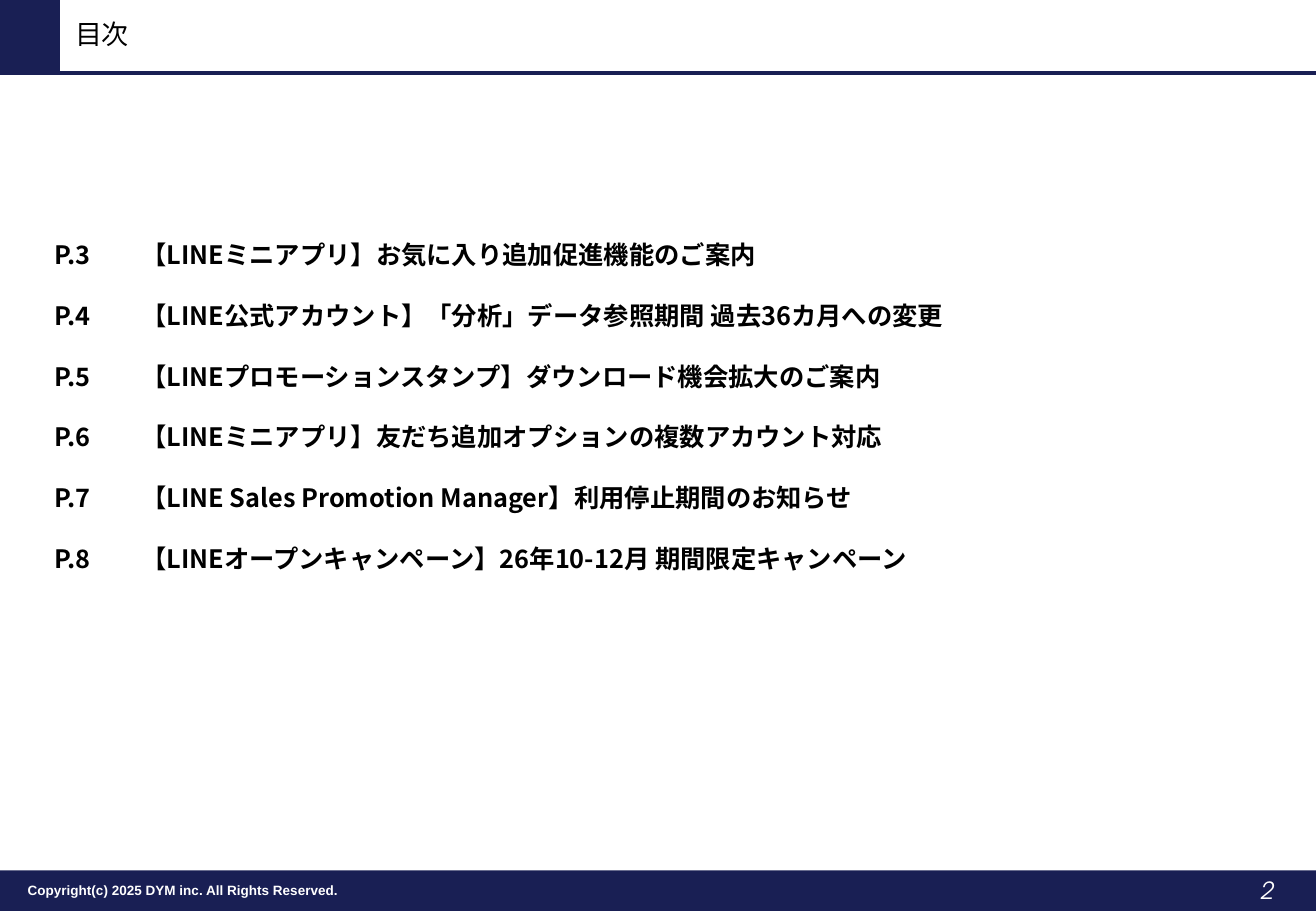
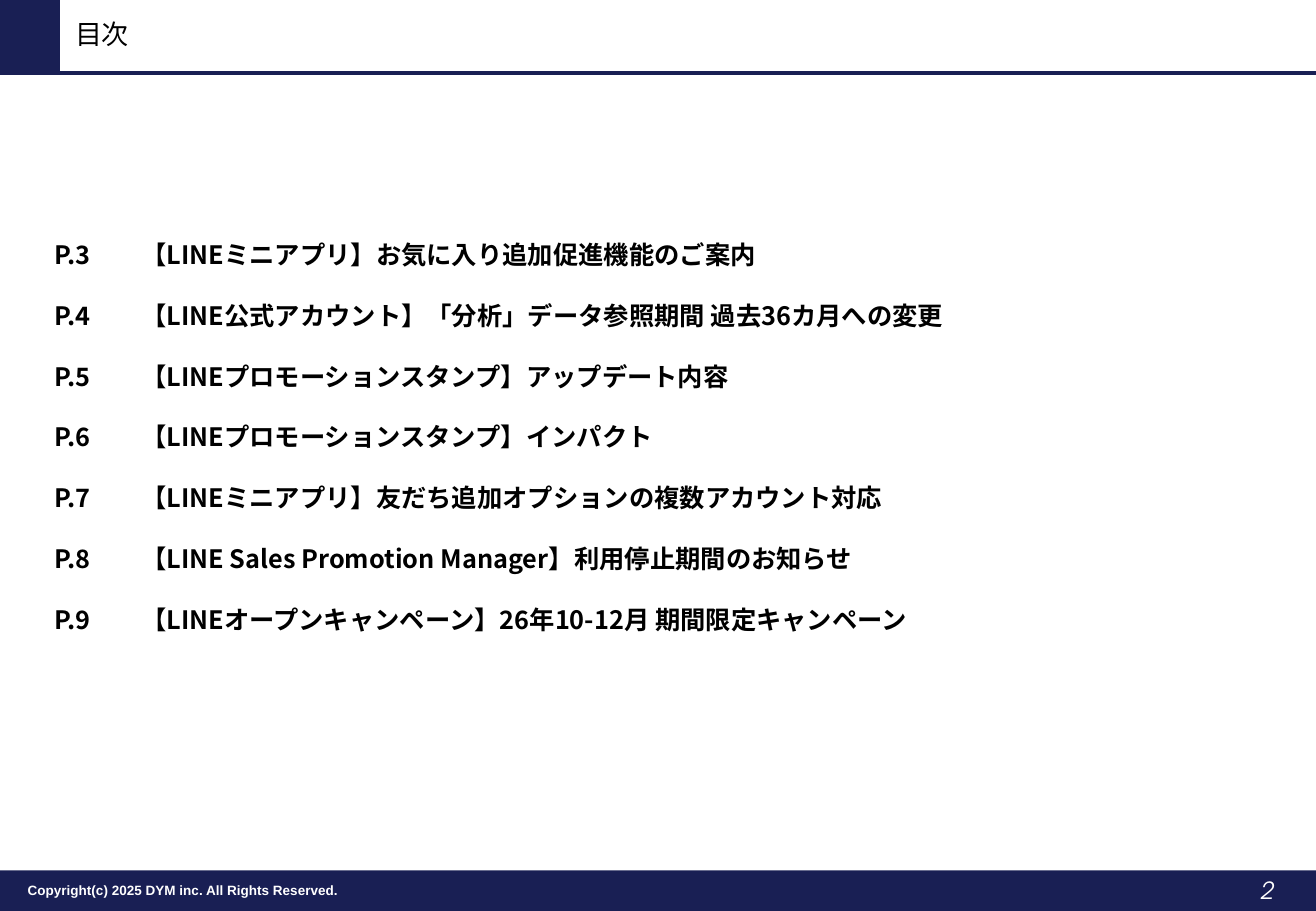
Before and after one commit to tonomura-r-dev/folder, a slide deck: slide 2 of LINEOA媒体最新情報_2026年9月トレンドレポート.pptx. Drawn at 1316x911 pixels with LibreOffice and Linux fonts; fonts in the diff are those of the drawing; background and template pictures are left out. Boxes give left, top, right and bottom in pixels: in the first picture for what was removed or moved away, otherwise in the second. Text is boxed around its words. In the diff, an @@ line names an element or a change of style, - is before the commit and + after.

```diff
--- a/LINEOA媒体最新情報_2026年9月トレンドレポート.pptx
+++ b/LINEOA媒体最新情報_2026年9月トレンドレポート.pptx
@@ text at [54, 364, 907, 632]: text changed @@
-P.5 【LINEプロモーションスタンプ】ダウンロード機会拡大のご案内
-P.6 【LINEミニアプリ】友だち追加オプションの複数アカウント対応
-P.7 【LINE Sales Promotion Manager】利用停止期間のお知らせ
-P.8 【LINEオープンキャンペーン】26年10-12月 期間限定キャンペーン
+P.5 【LINEプロモーションスタンプ】アップデート内容
+P.6 【LINEプロモーションスタンプ】インパクト
+P.7 【LINEミニアプリ】友だち追加オプションの複数アカウント対応
+P.8 【LINE Sales Promotion Manager】利用停止期間のお知らせ
+P.9 【LINEオープンキャンペーン】26年10-12月 期間限定キャンペーン
```
Also in this commit, not shown: 1 other slide changed, 1 slide added, 2 other files.
